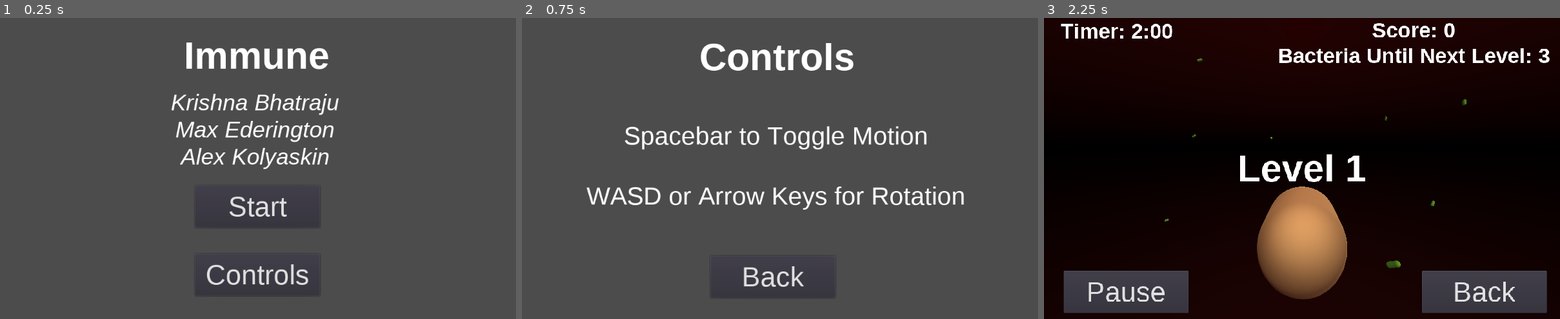
Above: before the commit, frames 1-3 (left to right).
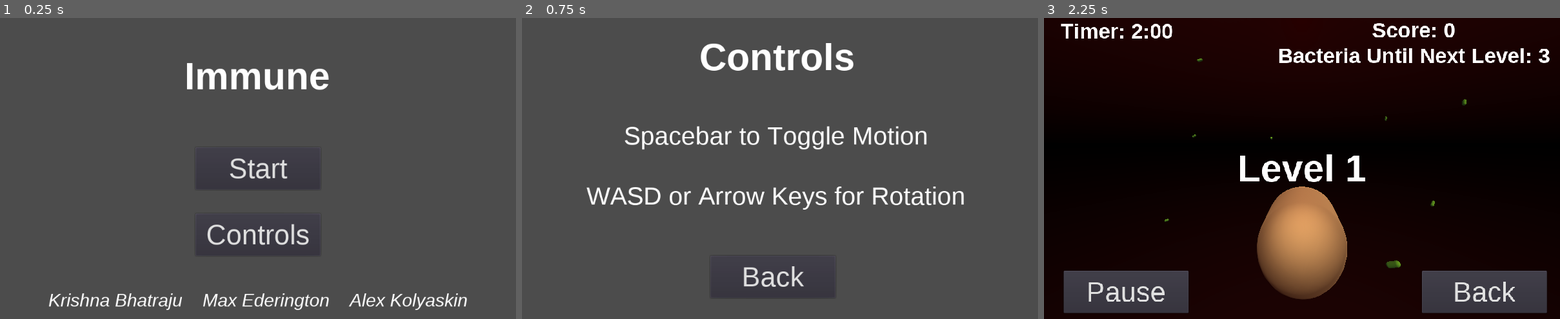
Above: after the commit, the same moments.

Repository: Denendaden/immune-game
Game: Godot game, scene res://Scenes/MainMenu.tscn
The game is run twice, just before and just after one commit, with the same random seed, the same clock (stepped at 60 frames per second) and the same inputs.
Inputs:
- Up to frame 1 (0.25 s): no input
- Up to frame 2 (0.75 s): click "Controls" at 0.5 s
- Up to frame 3 (2.25 s): click "Back" at 1.25 s; click "Start" at 2 s

The runs differ from the first frame. In frame 1, 6.9% of the frame differs, in the area x 9-91%, y 8-98%; in frame 2, nothing differs; in frame 3, nothing differs.

Commit message:
Revised title screen

Diff:
--- a/Scenes/MainMenu.tscn
+++ b/Scenes/MainMenu.tscn
@@ -14,7 +14,7 @@
 default_font = SubResource( 9 )
 
 [sub_resource type="DynamicFont" id=11]
-size = 45
+size = 36
 font_data = ExtResource( 5 )
 
 [sub_resource type="DynamicFont" id=10]
@@ -32,14 +32,12 @@
 }
 
 [node name="GameTitle" type="Label" parent="."]
-anchor_left = 0.356
-anchor_top = 0.055
-anchor_right = 0.356
-anchor_bottom = 0.055
-margin_left = 0.456024
-margin_top = -3.8147e-06
-margin_right = 292.456
-margin_bottom = 84.0
+anchor_left = 0.5
+anchor_right = 0.5
+margin_left = -146.0
+margin_top = 74.0
+margin_right = 146.0
+margin_bottom = 158.0
 theme = SubResource( 6 )
 text = "Immune"
 __meta__ = {
@@ -47,33 +45,28 @@
 }
 
 [node name="TeamLabel" type="Label" parent="."]
-anchor_left = 0.308
-anchor_top = 0.238
-anchor_right = 0.308
-anchor_bottom = 0.238
-margin_left = -5.39203
-margin_top = 0.199982
-margin_right = 387.608
-margin_bottom = 159.2
+anchor_top = 1.0
+anchor_right = 1.0
+anchor_bottom = 1.0
+margin_top = -58.0
+margin_bottom = -17.0
 theme = SubResource( 6 )
 custom_fonts/font = SubResource( 11 )
-text = "Krishna Bhatraju
-Max Ederington
-Alex Kolyaskin"
+text = "Krishna Bhatraju    Max Ederington    Alex Kolyaskin"
 align = 1
 __meta__ = {
 "_edit_use_anchors_": false
 }
 
 [node name="StartButton" type="Button" parent="."]
-anchor_left = 0.378
-anchor_top = 0.557
-anchor_right = 0.378
-anchor_bottom = 0.557
-margin_left = -0.072052
-margin_top = -0.200012
-margin_right = 247.928
-margin_bottom = 83.8
+anchor_left = 0.5
+anchor_top = 0.5
+anchor_right = 0.5
+anchor_bottom = 0.5
+margin_left = -124.0
+margin_top = -42.0
+margin_right = 124.0
+margin_bottom = 42.0
 theme = SubResource( 8 )
 text = "Start"
 script = ExtResource( 3 )
@@ -82,14 +75,14 @@
 }
 
 [node name="ControlsButton" type="Button" parent="."]
-anchor_left = 0.378
-anchor_top = 0.783
-anchor_right = 0.378
-anchor_bottom = 0.783
-margin_left = -0.072052
-margin_top = 0.199982
-margin_right = 247.928
-margin_bottom = 84.2
+anchor_left = 0.5
+anchor_top = 0.5
+anchor_right = 0.5
+anchor_bottom = 0.5
+margin_left = -124.0
+margin_top = 90.0
+margin_right = 124.0
+margin_bottom = 174.0
 theme = SubResource( 8 )
 text = "Controls"
 script = ExtResource( 4 )
--- /dev/null
+++ b/UI/Timer.gd
@@ -0,0 +1,14 @@
+extends Label
+
+
+var time_left = 120
+
+
+# Called when the node enters the scene tree for the first time.
+func _ready():
+	pass # Replace with function body.
+
+
+# Called every frame. 'delta' is the elapsed time since the previous frame.
+#func _process(delta):
+#	pass
